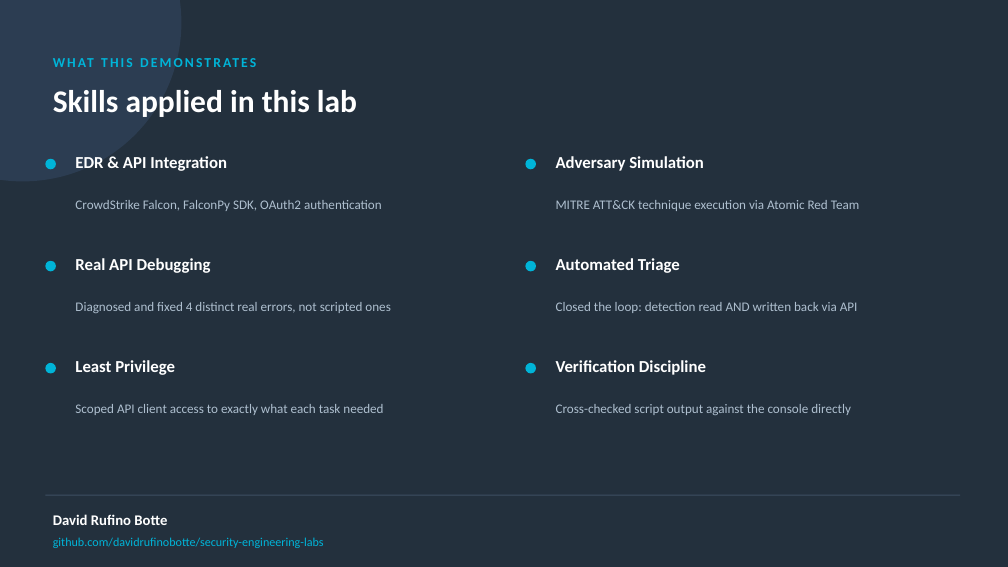
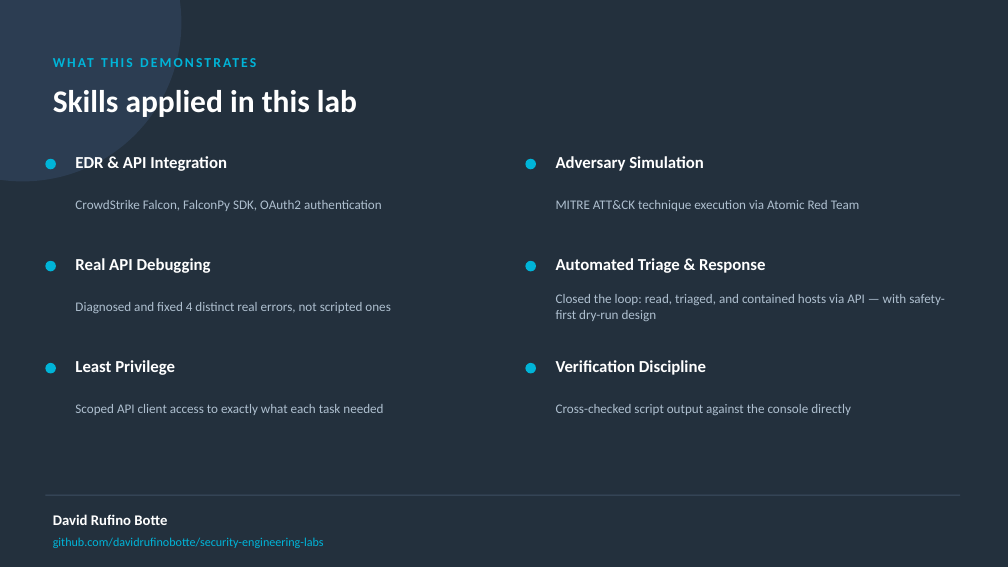
Before and after one commit to davidrufinobotte/security-engineering-labs, a slide deck: slide 14 of crowdstrike-falcon-api/CrowdStrike_Falcon_Lab_Presentation.pptx (slide 13 before the commit). Drawn at 1008x567 pixels with LibreOffice and Linux fonts; fonts in the diff are those of the drawing. Boxes give left, top, right and bottom in pixels: in the first picture for what was removed or moved away, otherwise in the second. Text is boxed around its words. In the diff, an @@ line names an element or a change of style, - is before the commit and + after.

```diff
--- a/crowdstrike-falcon-api/CrowdStrike_Falcon_Lab_Presentation.pptx
+++ b/crowdstrike-falcon-api/CrowdStrike_Falcon_Lab_Presentation.pptx
@@ text at [556, 258, 765, 273]: text changed @@
-Automated Triage
+Automated Triage & Response
@@ text at [556, 294, 944, 321]: text changed @@
-Closed the loop: detection read AND written back via API
+Closed the loop: read, triaged, and contained hosts via API — with safety-first dry-run design
```
Also in this commit, not shown: 1 slide added, 1 other file.
